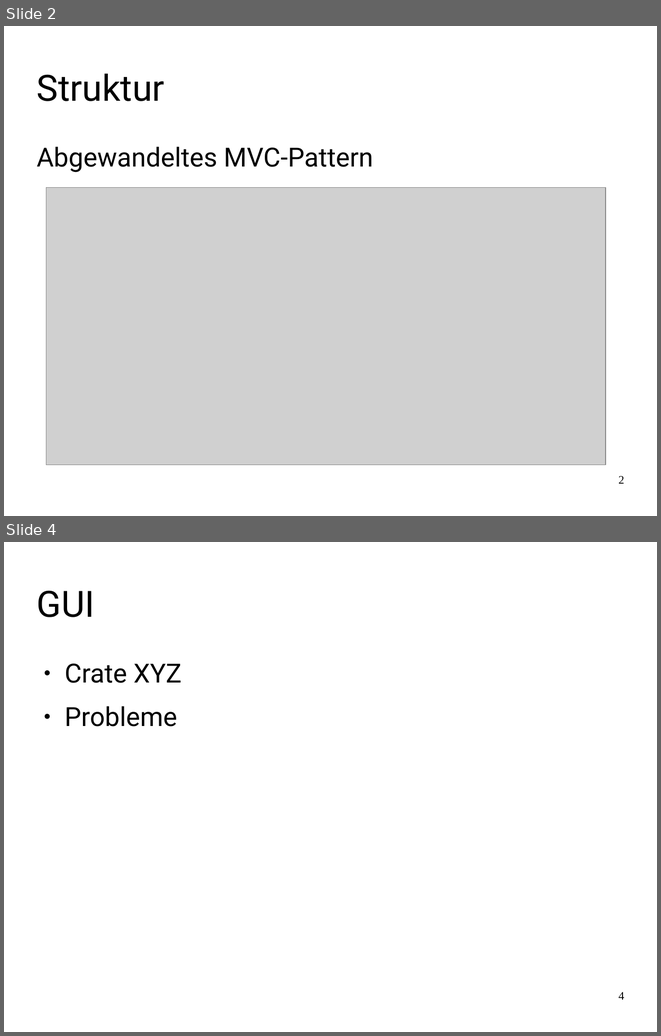
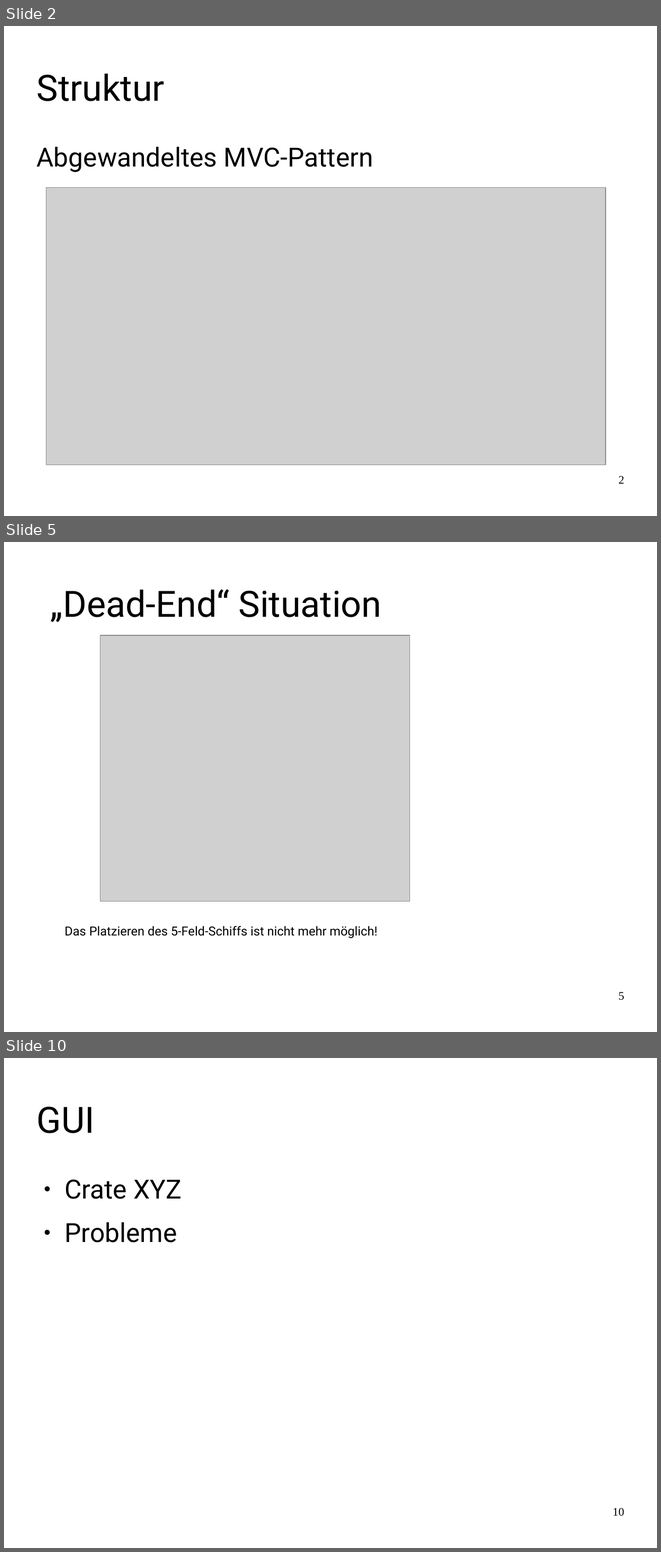
Before and after one commit to FamkeLamberti/battleship-presentation, a slide deck: Abschlusspraesentation_SchiffeVersenken.odp. Shown one above the other, each under a label of ours: slides 2 and 4 before the commit, slides 2, 5 and 10 after it; the slides between them are not shown. The pictures are 661x1036 and 661x1552 pixels, drawn with LibreOffice and Linux fonts; fonts in the diff are those of the drawing; grey boxes stand for pictures. Boxes give left, top, right and bottom in pixels: in the first picture for what was removed or moved away, otherwise in the second. Text is boxed around its words. In the diff, an @@ line names an element or a change of style, - is before the commit and + after.

```diff
--- a/Abschlusspraesentation_SchiffeVersenken.odp
+++ b/Abschlusspraesentation_SchiffeVersenken.odp
@@ slide 5 added at [4, 542, 657, 1032], background #FFFFFF @@
@@ title added at [51, 589, 382, 622], 44 pt, text #000000 @@
+„Dead-End“ Situation
@@ picture added at [100, 635, 410, 901] @@
@@ text added at [64, 926, 377, 938], 15.2 pt, text #000000 @@
+Das Platzieren des 5-Feld-Schiffs ist nicht mehr möglich!
@@ page number added at [618, 991, 624, 1000], 14 pt, text #000000 @@
+5
@@ what was slide 4 is now slide 10 @@
@@ page number at [612, 1507, 624, 1516]: text changed @@
-4
+10
```
Also in this commit, not shown: 1 slide changed, 5 other slides added.
